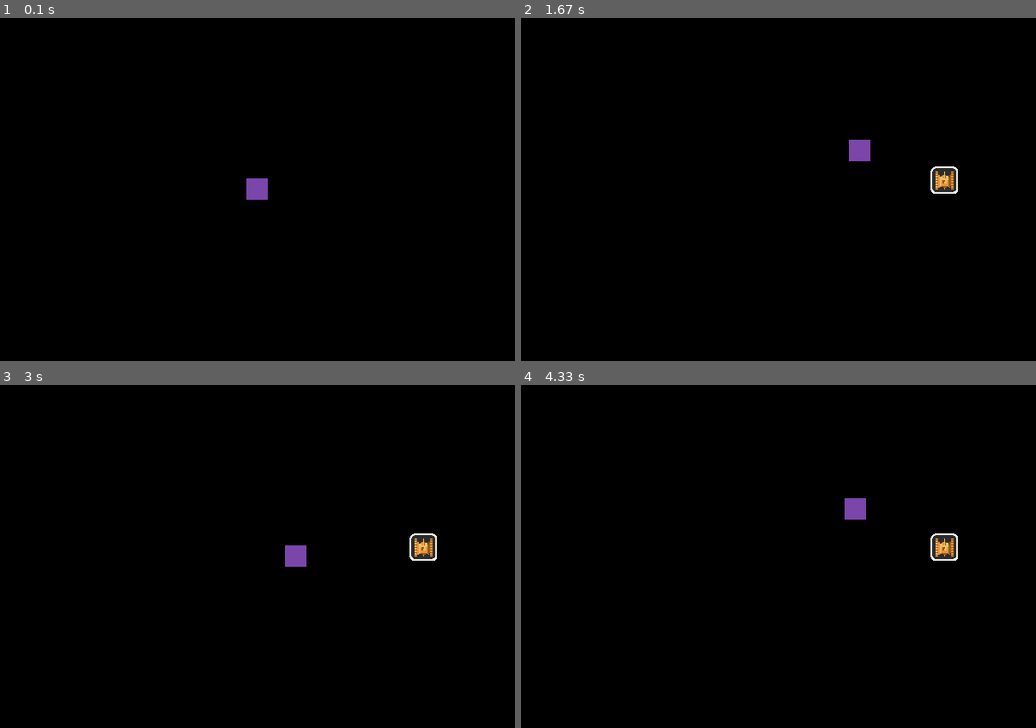
Above: before the commit, frames 1-4 (two rows, left to right).
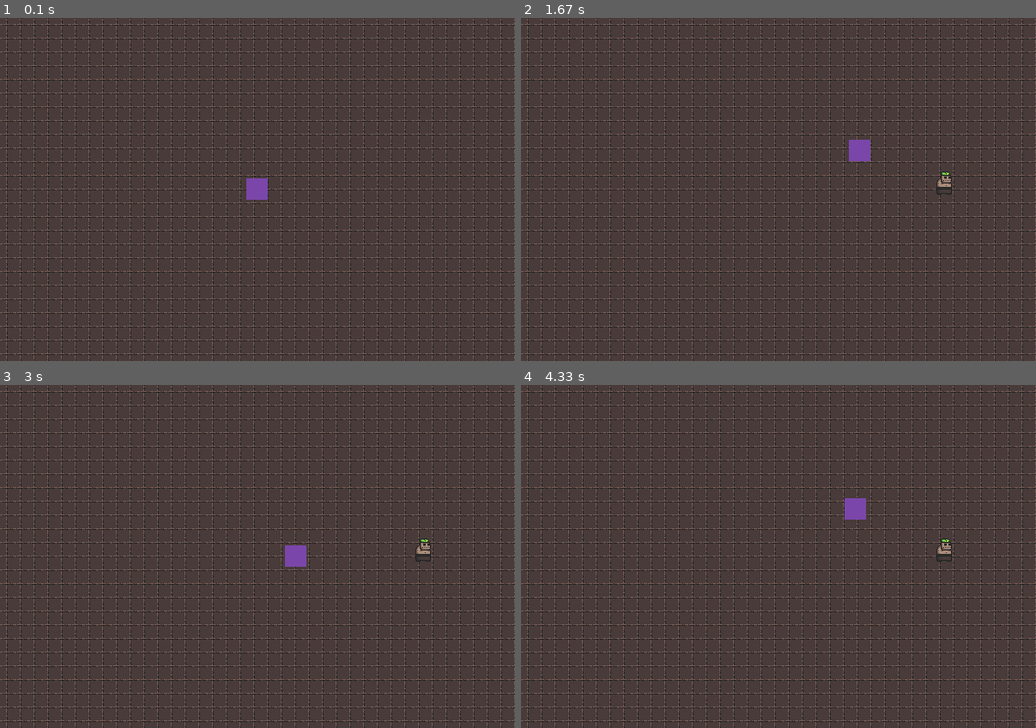
Above: after the commit, the same moments.

Repository: YoungTeurus/PYGame_Tutuorial
Game: pygame game, started from __main__.py
The game is run twice, just before and just after one commit, with the same random seed, the same clock (stepped at 60 frames per second) and the same inputs.
Inputs (mouse positions are in pixels of both pictures, inside the frame that each line leads up to):
- Up to frame 1 (0.1 s): no input
- Up to frame 2 (1.67 s): press the mouse at (943, 179) at 0.37 s; move the mouse to (860, 196) at 0.47 s; release the mouse at (778, 210) at 0.6 s; hold D 0.67-1.13 s; hold W 1.17-1.47 s; hold D from 1.5 s (still down)
- Up to frame 3 (3 s): release D at 1.97 s; hold A 2-2.53 s; hold S 2.57-2.87 s; hold A from 2.9 s (still down)
- Up to frame 4 (4.33 s): release A at 3.3 s; hold W 3.33-3.7 s; hold D from 3.73 s (still down)

The runs differ from the first frame. In frame 1, 100% of the frame differs, in the area x 0-100%, y 0-100%; in frame 2, 100%; in frame 3, 100%; in frame 4, 100%.

Commit message:
Отрисовка мира с умом (?)

Diff:
--- a/__main__.py
+++ b/__main__.py
@@ -1,5 +1,19 @@
 import pygame
 import random
+import inspect
+import os
+import sys
+
+
+def get_script_dir(follow_symlinks=True):
+    if getattr(sys, 'frozen', False):  # py2exe, PyInstaller, cx_Freeze
+        path = os.path.abspath(sys.executable)
+    else:
+        path = inspect.getabsfile(get_script_dir)
+    if follow_symlinks:
+        path = os.path.realpath(path)
+    return os.path.dirname(path)
+
 
 random.seed()
 
@@ -12,17 +26,24 @@
 # Размеры окошка
 window_w = 600
 window_h = 400
+FPS = 30
 
 
 # Класс камеры для отрисовки мира?
 class Camera:
+    x = 0
+    y = 0
+    w = window_w
+    h = window_h
+    visible_rect = pygame.Rect(x - 100, y - 100, w + 200, h + 200)
+
     def __init__(self):
-        self.x = 0
-        self.y = 0
+        pass
 
     def move(self, dx, dy):
         self.x += dx
         self.y += dy
+        self.visible_rect.x, self.visible_rect.y = -self.x, -self.y
 
 
 # Класс объекта игрового мира, содержит методы draw и tick
@@ -83,11 +104,7 @@
         surface_to_draw = None
         rect_to_draw = None
 
-        if self.need_to_scale:
-            surface_to_draw = pygame.transform.scale(self.image, (self.w, self.h))
-        else:
-            surface_to_draw = self.image
-
+        need_to_draw = False
         if camera is not None:
             rect_to_draw = pygame.Rect.copy(self.rect)
             rect_to_draw.x += camera.x
@@ -95,7 +112,18 @@
         else:
             rect_to_draw = self.rect
 
-        self.surface.blit(surface_to_draw, rect_to_draw)
+        if self.rect.colliderect(camera.visible_rect):
+            need_to_draw = True
+
+        if need_to_draw:
+            if self.need_to_scale:
+                surface_to_draw = pygame.transform.scale(self.image, (self.w, self.h))
+            else:
+                surface_to_draw = self.image
+
+            self.surface.blit(surface_to_draw, rect_to_draw)
+            return True
+        return False
 
 
 # Класс игрока, хранящий камеру
@@ -132,12 +160,15 @@
     window = pygame.display.set_mode((window_w, window_h))  # Основная поверхность
     pygame.display.set_caption("My game")
     clock = pygame.time.Clock()
-    FPS = 30
 
     # Предзагрузка картинок
-    img_1 = pygame.image.load("C:\\Users\\s_aza\\PycharmProjects\\PYGame_Tutuorial\\test.png").convert_alpha()
-
-    objects = []
+    directory_to_load = get_script_dir()
+    enemy_1_img = pygame.image.load(directory_to_load + "\\enemy_1.png").convert_alpha()
+    floor_img = pygame.image.load(directory_to_load + "\\floor.png").convert_alpha()
+
+    # Объявление карты и массива объектов
+    map_tiles = []  # Карта, представляющая собой "пол"
+    objects = []  # Все объекты, отрисовываемые на карте
 
     game_playing = True  # Запущена ли игра
     object_placed = False  # Флаг для установки объекта
@@ -146,9 +177,18 @@
     player = Player(window, window_w / 2, window_h / 2, Camera())
     objects.append(player)
 
+    # Заполнение карты
+    for i in range(50):
+        for j in range(50):
+            map_tiles.append(SpritedObject(window,
+                                           i * 16, j * 16, floor_img, (16, 16)
+                                           )
+                             )
+
     while game_playing:
 
         clock.tick(FPS)  # Требуемый FPS и соответствующая задержка
+        window.fill(BLACK)
 
         # Обработка событий:
         for event in pygame.event.get():
@@ -164,7 +204,7 @@
                 objects.append(SpritedObject(window,
                                              mouse_pos[0] - player.camera.x,
                                              mouse_pos[1] - player.camera.y,
-                                             img_1, (32, 32)
+                                             enemy_1_img, (32, 34)
                                              )
                                )
                 object_placed = True  # Запрещаем создавать новые объекты до отжатия ЛКМ
@@ -181,11 +221,17 @@
         if keyboard_pressed[pygame.K_s]:
             player.player_move('down')
 
+        # Отрисовка карты
+        num_of_drawn_objects = 0
+        for tile in map_tiles:
+            if tile.draw(player.camera):
+                num_of_drawn_objects += 1
         # Отрисовка объектов
-        window.fill(BLACK)
         objects.sort()
         for obj in objects:
-            obj.draw(player.camera)
+            if obj.draw(player.camera):  # Если объект был отрисован
+                num_of_drawn_objects += 1
+        print(num_of_drawn_objects)
 
         # Такт игры
         for obj in objects:
Binary file added: enemy_1.png
Binary file added: floor.png
